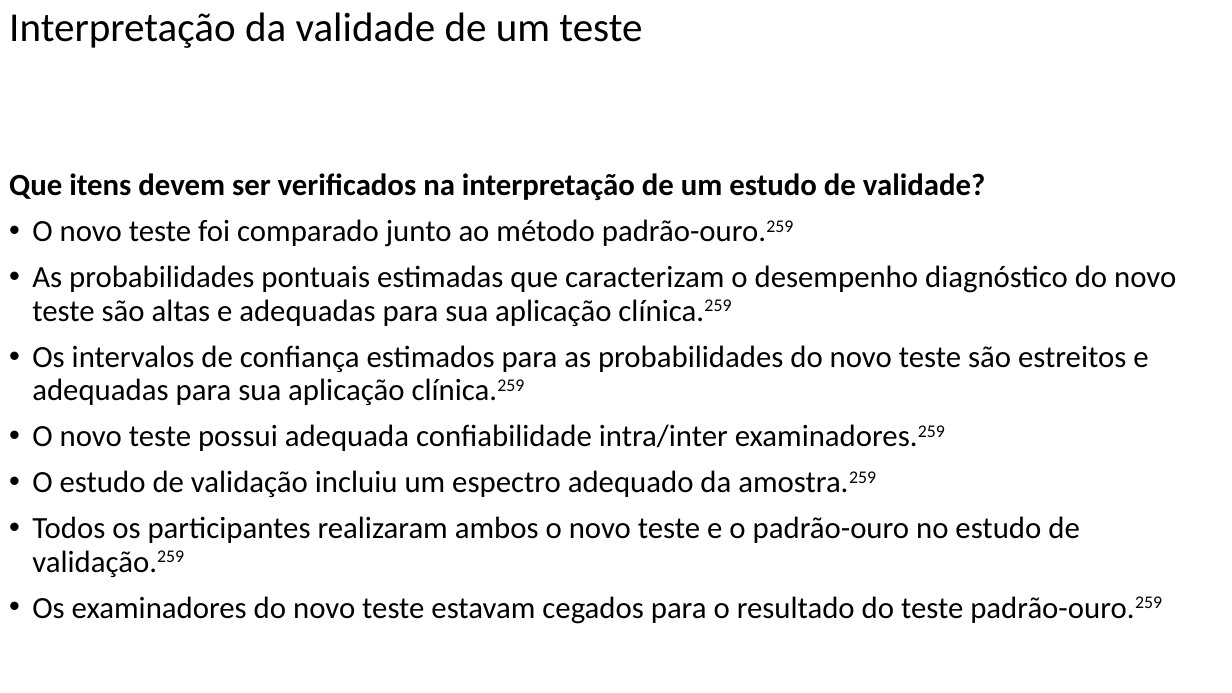
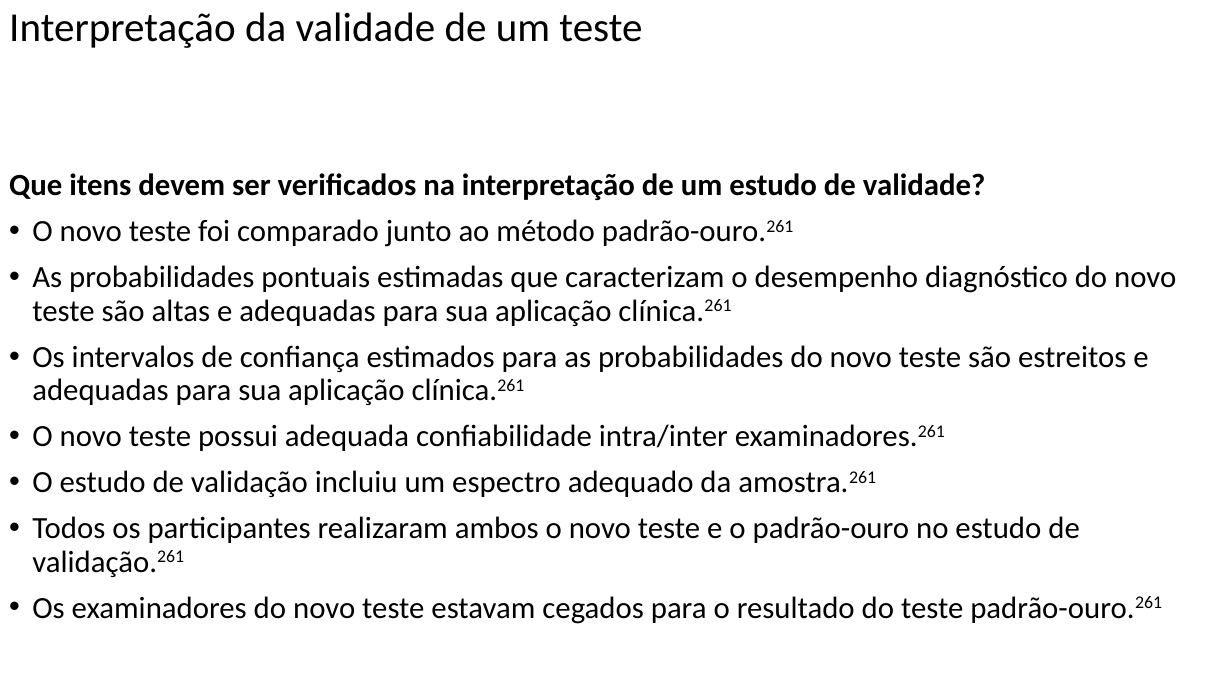
Before and after one commit to FerreiraAS/Ciencia-com-R, a slide deck: slide 177 of docs/Ciencia-com-R.pptx. Drawn at 1232x693 pixels with LibreOffice and Linux fonts; fonts in the diff are those of the drawing. Boxes give left, top, right and bottom in pixels: in the first picture for what was removed or moved away, otherwise in the second. Text is boxed around its words. In the diff, an @@ line names an element or a change of style, - is before the commit and + after.

```diff
--- a/docs/Ciencia-com-R.pptx
+++ b/docs/Ciencia-com-R.pptx
@@ text at bbox=[32, 219, 1176, 624]: text changed @@
-• O novo teste foi comparado junto ao método padrão-ouro.259
-• As probabilidades pontuais estimadas que caracterizam o desempenho diagnóstico do novo teste são altas e adequadas para sua aplicação clínica.259
-• Os intervalos de confiança estimados para as probabilidades do novo teste são estreitos e adequadas para sua aplicação clínica.259
-• O novo teste possui adequada confiabilidade intra/inter examinadores.259
-• O estudo de validação incluiu um espectro adequado da amostra.259
-• Todos os participantes realizaram ambos o novo teste e o padrão-ouro no estudo de validação.259
-• Os examinadores do novo teste estavam cegados para o resultado do teste padrão-ouro.259
+• O novo teste foi comparado junto ao método padrão-ouro.261
+• As probabilidades pontuais estimadas que caracterizam o desempenho diagnóstico do novo teste são altas e adequadas para sua aplicação clínica.261
+• Os intervalos de confiança estimados para as probabilidades do novo teste são estreitos e adequadas para sua aplicação clínica.261
+• O novo teste possui adequada confiabilidade intra/inter examinadores.261
+• O estudo de validação incluiu um espectro adequado da amostra.261
+• Todos os participantes realizaram ambos o novo teste e o padrão-ouro no estudo de validação.261
+• Os examinadores do novo teste estavam cegados para o resultado do teste padrão-ouro.261
```
Also in this commit, not shown: 26 other slides changed, 56 other files.
